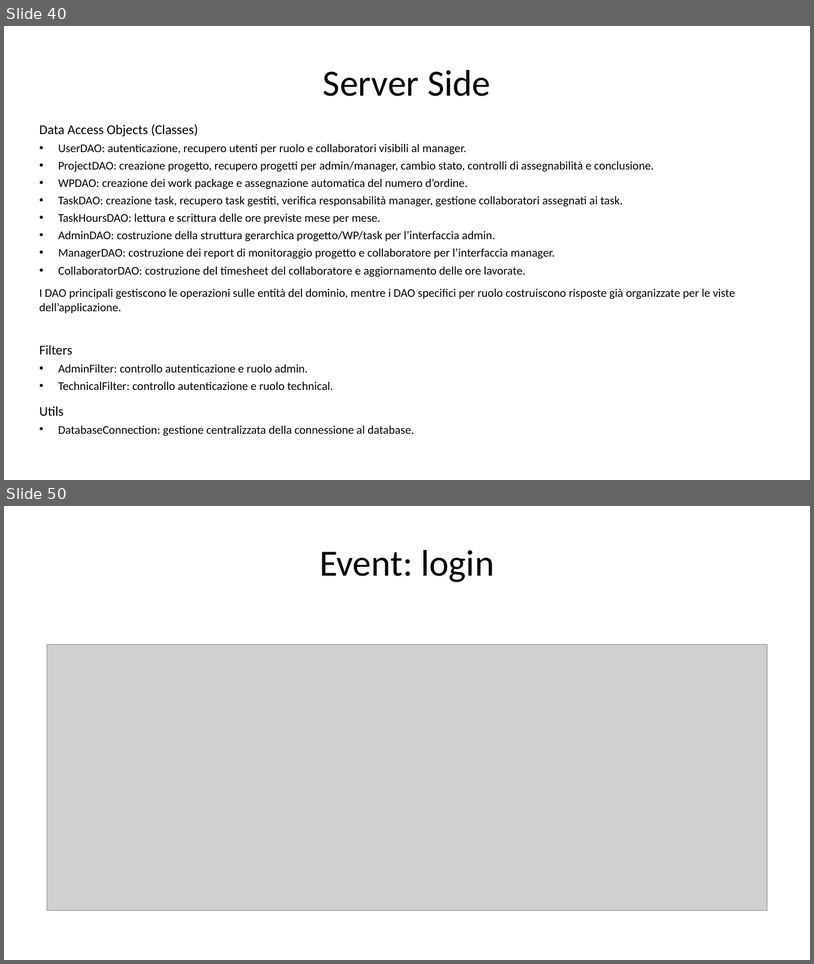
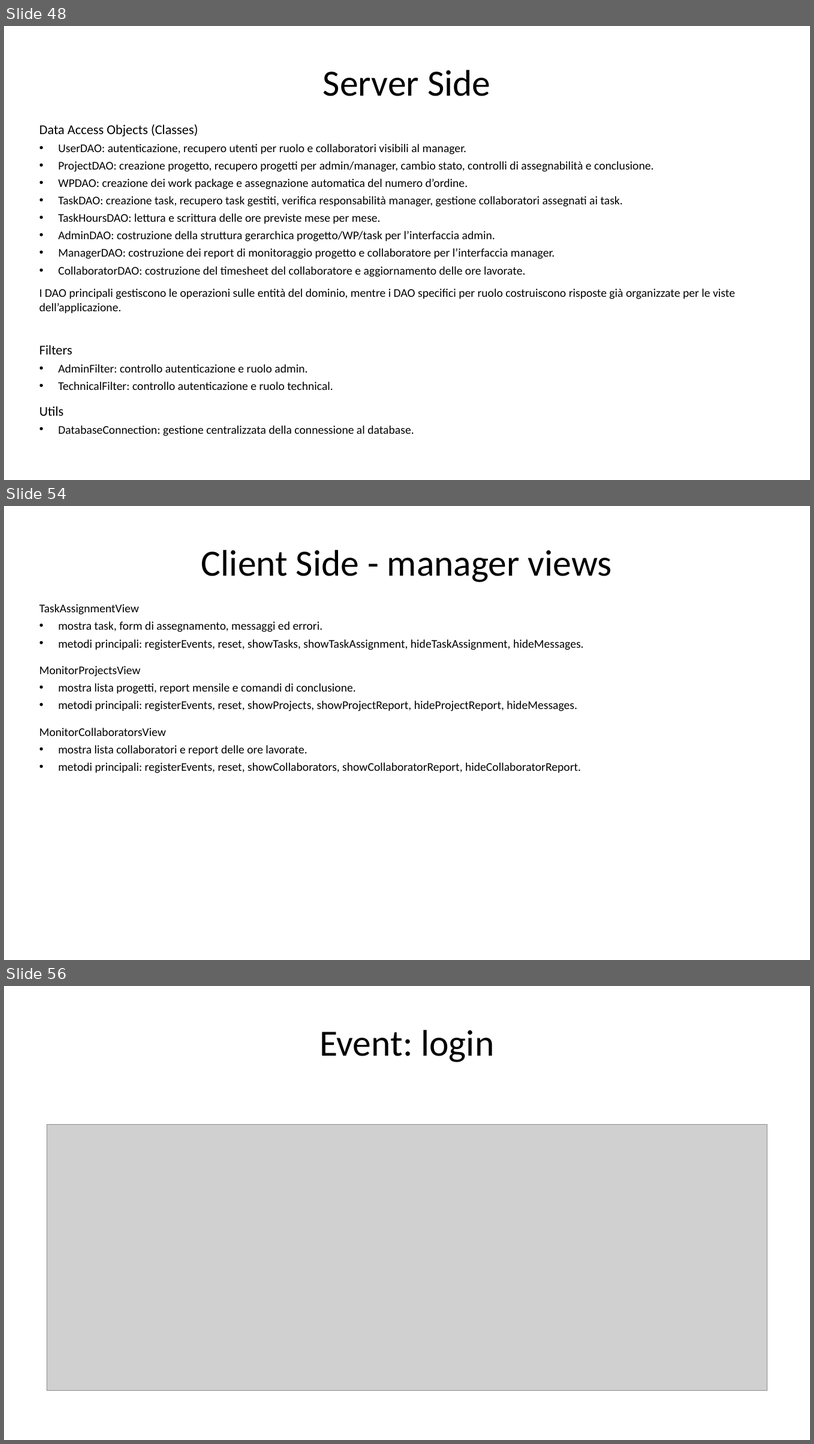
Before and after one commit to gilbertobrambilla/tiw-2026-html, a slide deck: docs/TIW_documentazione.pptx. Shown one above the other, each under a label of ours: slides 40 and 50 before the commit, slides 48, 54 and 56 after it; the slides between them are not shown. The pictures are 814x964 and 814x1444 pixels, drawn with LibreOffice and Linux fonts; fonts in the diff are those of the drawing; grey boxes stand for pictures. Boxes give left, top, right and bottom in pixels: in the first picture for what was removed or moved away, otherwise in the second. Text is boxed around its words. In the diff, an @@ line names an element or a change of style, - is before the commit and + after.

```diff
--- a/docs/TIW_documentazione.pptx
+++ b/docs/TIW_documentazione.pptx
@@ slide 54 added at (4, 506, 810, 960), background #FFFFFF @@
@@ text added at (201, 550, 612, 582), 44 pt, text #000000 @@
+Client Side - manager views
@@ text added at (39, 604, 584, 773), 14 pt, text #000000 @@
+TaskAssignmentView
+• mostra task, form di assegnamento, messaggi ed errori.
+• metodi principali: registerEvents, reset, showTasks, showTaskAssignment, hideTaskAssignment, hideMessages.
+MonitorProjectsView
+• mostra lista progetti, report mensile e comandi di conclusione.
+• metodi principali: registerEvents, reset, showProjects, showProjectReport, hideProjectReport, hideMessages.
+MonitorCollaboratorsView
+• mostra lista collaboratori e report delle ore lavorate.
+• metodi principali: registerEvents, reset, showCollaborators, showCollaboratorReport, hideCollaboratorReport.
@@ what was slide 40 is now slide 48 @@
@@ what was slide 50 is now slide 56 @@
```
Also in this commit, not shown: 5 slides changed, 8 other slides added, 3 slides removed.
